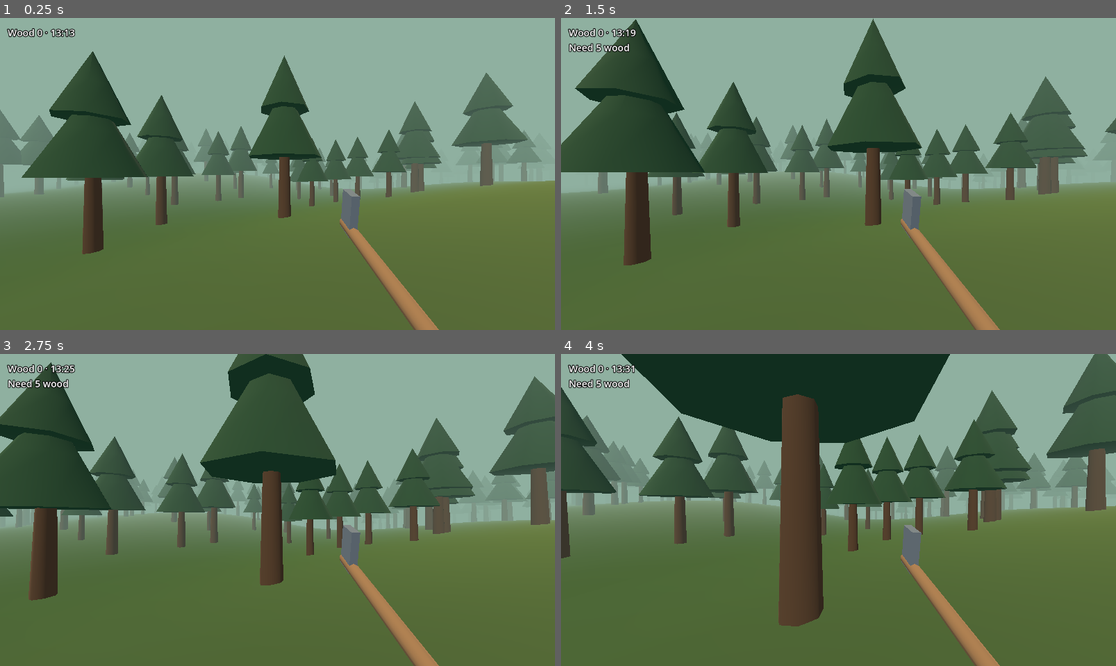
Above: before the commit, frames 1-4 (two rows, left to right).
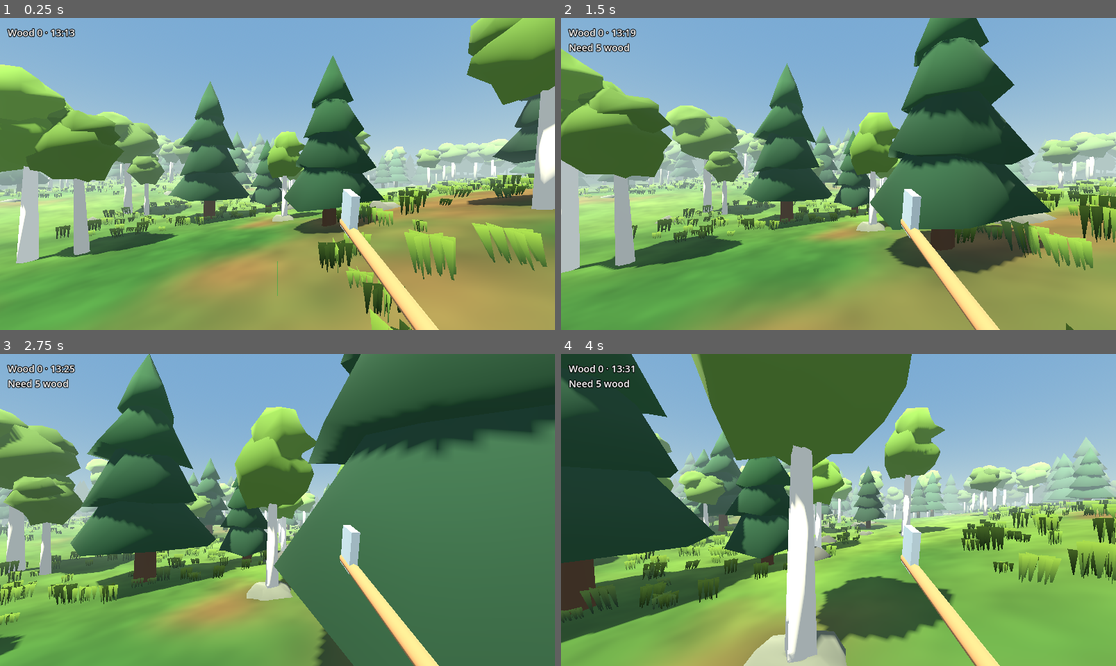
Above: after the commit, the same moments.

Repository: isaaccrispyballz-dev/primeval-forest
Game: Godot game, scene res://main.tscn
Same seed, same stepped clock (60 frames per second), same inputs: the game is played once before the commit and once after it.
Inputs (mouse positions are in pixels of both pictures, inside the frame that each line leads up to):
- Up to frame 1 (0.25 s): no input
- Up to frame 2 (1.5 s): tap Enter at 0.5 s; move the mouse to (866, 174) at 0.52 s; hold W from 0.53 s (still down); tap F at 0.6 s; move the mouse to (810, 174) at 1.27 s; tap Shift at 1.35 s
- Up to frame 3 (2.75 s): keep holding W; move the mouse to (288, 503) at 2.02 s; tap F at 2.1 s
- Up to frame 4 (4 s): keep holding W; move the mouse to (832, 516) at 2.77 s; tap Shift at 2.85 s; move the mouse to (877, 513) at 3.52 s; tap F at 3.6 s

The runs differ from the first frame. In frame 1, 95% of the frame differs, in the area x 0-100%, y 0-100%; in frame 2, 95%; in frame 3, 85%; in frame 4, 92%.

Commit message:
Graphics pass: sky, shadows, shaded terrain, two tree kinds, grass and rocks
Test builds from branches are published as pre-releases so the stable APK stays put.

Co-Authored-By: Claude Opus 5.5 <noreply@anthropic.com>
Claude-Session: https://claude.ai/code/session_01Kp2HSHo5yFYVRSfrTHfvcW

Diff:
--- a/main.gd
+++ b/main.gd
@@ -19,6 +19,8 @@
 const MAX_LAUNCH := 6.5            # m/s cap so you can't fling across the map
 const GROUND_FRICTION := 6.0
 const HAND_RADIUS := 0.05
+const GRASS_COUNT := 9000
+const ROCK_COUNT := 180
 
 var xr_active := false
 var rng := RandomNumberGenerator.new()
@@ -35,10 +37,8 @@
 var hud_2d: Label
 var thunk_player: AudioStreamPlayer
 
-var trunks: MultiMesh
-var leaves1: MultiMesh
-var leaves2: MultiMesh
-var stumps: MultiMesh
+var sky_mat: ProceduralSkyMaterial
+var tree_kinds: Array[Dictionary] = []   # each: parts (MultiMesh list), stump, ...
 var trees: Array[Dictionary] = []
 var logs: Array[Node3D] = []
 var fires: Array[Dictionary] = []
@@ -92,48 +92,38 @@
 
 
 func _build_world() -> void:
+	sky_mat = ProceduralSkyMaterial.new()
+	sky_mat.sun_angle_max = 8.0
+	var sky := Sky.new()
+	sky.sky_material = sky_mat
+	sky.radiance_size = Sky.RADIANCE_SIZE_32
 	env = Environment.new()
-	env.background_mode = Environment.BG_COLOR
+	env.background_mode = Environment.BG_SKY
+	env.sky = sky
 	env.ambient_light_source = Environment.AMBIENT_SOURCE_COLOR
+	env.tonemap_mode = Environment.TONE_MAPPER_FILMIC
 	env.fog_enabled = true
 	env.fog_mode = Environment.FOG_MODE_DEPTH
-	env.fog_depth_begin = 10.0
+	env.fog_depth_begin = 8.0
 	env.fog_depth_end = 70.0
+	env.fog_sky_affect = 0.6
 	var we := WorldEnvironment.new()
 	we.environment = env
 	add_child(we)
 
 	sun = DirectionalLight3D.new()
 	sun.light_color = Color("fff1d0")
+	sun.shadow_enabled = true
+	sun.shadow_bias = 0.08
+	sun.directional_shadow_mode = DirectionalLight3D.SHADOW_ORTHOGONAL
+	sun.directional_shadow_max_distance = 28.0
 	add_child(sun)
 
-	# terrain mesh with vertex colors
-	var st := SurfaceTool.new()
-	st.begin(Mesh.PRIMITIVE_TRIANGLES)
-	var n := 90
-	var step := WORLD / n
-	var low := Color("2f4a24")
-	var high := Color("4f5a2c")
-	for iz in n:
-		for ix in n:
-			var quad := [Vector2(ix, iz), Vector2(ix + 1, iz), Vector2(ix, iz + 1),
-				Vector2(ix + 1, iz), Vector2(ix + 1, iz + 1), Vector2(ix, iz + 1)]
-			for q in quad:
-				var x: float = -WORLD / 2 + q.x * step
-				var z: float = -WORLD / 2 + q.y * step
-				var h := height_at(x, z)
-				st.set_color(low.lerp(high, clampf((h + 2.0) / 5.0, 0.0, 1.0)))
-				st.add_vertex(Vector3(x, h, z))
-	st.generate_normals()
-	var ground_mat := StandardMaterial3D.new()
-	ground_mat.vertex_color_use_as_albedo = true
-	ground_mat.roughness = 1.0
-	var ground := MeshInstance3D.new()
-	ground.mesh = st.commit()
-	ground.material_override = ground_mat
-	add_child(ground)
-
-	bark_mat = _mat("4a3423")
+	add_child(Scenery.terrain(WORLD, 120, height_at))
+	_build_grass()
+	_build_rocks()
+
+	bark_mat = Scenery.mat("4a3423")
 	log_mesh = CylinderMesh.new()
 	log_mesh.top_radius = 0.12
 	log_mesh.bottom_radius = 0.12
@@ -142,11 +132,48 @@
 	log_mesh.material = bark_mat
 
 
-func _mat(hex: String) -> StandardMaterial3D:
-	var m := StandardMaterial3D.new()
-	m.albedo_color = Color(hex)
-	m.roughness = 1.0
-	return m
+func _build_grass() -> void:
+	var mm := MultiMesh.new()
+	mm.transform_format = MultiMesh.TRANSFORM_3D
+	mm.use_colors = true
+	mm.mesh = Scenery.grass_clump()
+	mm.instance_count = GRASS_COUNT
+	var placed := 0
+	while placed < GRASS_COUNT:
+		var x := rng.randf_range(-0.5, 0.5) * (WORLD - 6.0)
+		var z := rng.randf_range(-0.5, 0.5) * (WORLD - 6.0)
+		# grass grows in patches: skip spots where a slow noise is low
+		if sin(x * 0.09) * cos(z * 0.07) + sin(x * 0.23 + z * 0.17) * 0.5 < -0.2:
+			continue
+		var s := rng.randf_range(0.6, 1.3)
+		var b := Basis(Vector3.UP, rng.randf() * TAU).scaled(Vector3(s, s * rng.randf_range(0.8, 1.4), s))
+		mm.set_instance_transform(placed, Transform3D(b, Vector3(x, height_at(x, z) - 0.03, z)))
+		mm.set_instance_color(placed, Color(1, 1, 1).lerp(Color("b8a660"), rng.randf() * 0.3))
+		placed += 1
+	var mi := MultiMeshInstance3D.new()
+	mi.multimesh = mm
+	mi.cast_shadow = GeometryInstance3D.SHADOW_CASTING_SETTING_OFF
+	add_child(mi)
+
+
+func _build_rocks() -> void:
+	for variant in 3:
+		var mm := MultiMesh.new()
+		mm.transform_format = MultiMesh.TRANSFORM_3D
+		mm.use_colors = true
+		mm.mesh = Scenery.rock(variant + 11)
+		mm.instance_count = ROCK_COUNT / 3
+		for i in mm.instance_count:
+			var x := rng.randf_range(-0.5, 0.5) * (WORLD - 8.0)
+			var z := rng.randf_range(-0.5, 0.5) * (WORLD - 8.0)
+			var s := rng.randf_range(0.4, 1.6) * (3.0 if rng.randf() < 0.08 else 1.0)
+			var b := Basis.from_euler(Vector3(rng.randf() * 0.4, rng.randf() * TAU, rng.randf() * 0.4)).scaled(Vector3(s, s * 0.7, s))
+			mm.set_instance_transform(i, Transform3D(b, Vector3(x, height_at(x, z) - 0.2 * s, z)))
+			var g := rng.randf_range(0.24, 0.36)
+			mm.set_instance_color(i, Color(g, g * 0.98, g * 0.92).lerp(Color("4b5a32"), rng.randf() * 0.3))
+		var mi := MultiMeshInstance3D.new()
+		mi.multimesh = mm
+		add_child(mi)
 
 
 func _build_player() -> void:
@@ -200,7 +227,7 @@
 	hm.bottom_radius = 0.022
 	hm.height = 0.62
 	hm.radial_segments = 6
-	hm.material = _mat("8a6440")
+	hm.material = Scenery.mat("8a6440")
 	handle.mesh = hm
 	handle.rotation.x = PI / 2
 	handle.position.z = -0.2
@@ -208,7 +235,7 @@
 	var head := MeshInstance3D.new()
 	var bm := BoxMesh.new()
 	bm.size = Vector3(0.03, 0.16, 0.1)
-	var steel := _mat("9aa3a8")
+	var steel := Scenery.mat("9aa3a8")
 	steel.metallic = 0.6
 	steel.roughness = 0.4
 	bm.material = steel
@@ -222,66 +249,70 @@
 	return axe
 
 
-func _multimesh(mesh: Mesh) -> MultiMesh:
+func _multimesh(mesh: Mesh, count: int, colors := false, shadows := true) -> MultiMesh:
 	var mm := MultiMesh.new()
 	mm.transform_format = MultiMesh.TRANSFORM_3D
+	mm.use_colors = colors
 	mm.mesh = mesh
-	mm.instance_count = TREE_COUNT
+	mm.instance_count = count
 	var mi := MultiMeshInstance3D.new()
 	mi.multimesh = mm
+	if not shadows:
+		mi.cast_shadow = GeometryInstance3D.SHADOW_CASTING_SETTING_OFF
 	add_child(mi)
 	return mm
 
 
-func _cyl(top: float, bottom: float, h: float, y: float, mat: Material) -> ArrayMesh:
-	# Godot primitives are centered; bake an offset so tree origin sits at the base.
-	var c := CylinderMesh.new()
-	c.top_radius = top
-	c.bottom_radius = bottom
-	c.height = h
-	c.radial_segments = 7
-	c.rings = 1
-	var arr := c.get_mesh_arrays()
-	var verts: PackedVector3Array = arr[Mesh.ARRAY_VERTEX]
-	for i in verts.size():
-		verts[i].y += y
-	arr[Mesh.ARRAY_VERTEX] = verts
-	var out := ArrayMesh.new()
-	out.add_surface_from_arrays(Mesh.PRIMITIVE_TRIANGLES, arr)
-	out.surface_set_material(0, mat)
-	return out
-
-
 func _build_trees() -> void:
-	var leaf := _mat("1f3d26")
-	trunks = _multimesh(_cyl(0.22, 0.32, 4.0, 2.0, bark_mat))
-	leaves1 = _multimesh(_cyl(0.0, 1.8, 3.4, 4.6, leaf))
-	leaves2 = _multimesh(_cyl(0.0, 1.2, 2.6, 6.4, leaf))
-	stumps = _multimesh(_cyl(0.24, 0.32, 0.45, 0.22, _mat("6b4d30")))
+	tree_kinds = Scenery.tree_kinds()
+	# decide each tree's kind and spot first, so each kind's MultiMesh gets an exact count
+	var counts := []
+	counts.resize(tree_kinds.size())
+	counts.fill(0)
 	for i in TREE_COUNT:
 		var x := 0.0
 		var z := 0.0
 		while x * x + z * z < 49.0:
 			x = rng.randf_range(-0.5, 0.5) * (WORLD - 10.0)
 			z = rng.randf_range(-0.5, 0.5) * (WORLD - 10.0)
+		# pines on high ground, broadleaf in the hollows
+		var h := height_at(x, z)
+		var kind := 0 if rng.randf() < clampf(0.45 + h * 0.12, 0.15, 0.9) else 1
 		var s := rng.randf_range(0.75, 1.35)
 		trees.append({
-			"pos": Vector3(x, height_at(x, z) - 0.1, z), "s": s, "rot": rng.randf() * TAU,
-			"hp": 4, "felled": false, "shake": 0.0, "r": 0.3 * s,
+			"kind": kind, "k": counts[kind],
+			"pos": Vector3(x, h - 0.1, z), "s": s, "rot": rng.randf() * TAU,
+			"tilt": Vector2(rng.randf_range(-0.04, 0.04), rng.randf_range(-0.04, 0.04)),
+			"tint": rng.randf_range(0.8, 1.15),
+			"hp": 4, "felled": false, "shake": 0.0,
+			"r": tree_kinds[kind].radius * s, "trunk_h": tree_kinds[kind].trunk_h * s,
 		})
+		counts[kind] += 1
+	for ki in tree_kinds.size():
+		var kd: Dictionary = tree_kinds[ki]
+		var mms: Array[MultiMesh] = []
+		for p in kd.parts:
+			mms.append(_multimesh(p, counts[ki], true))
+		kd.mms = mms
+		kd.stump_mm = _multimesh(kd.stump, counts[ki], false, false)
+	for i in trees.size():
+		var t: Dictionary = trees[i]
+		var kd: Dictionary = tree_kinds[t.kind]
+		for pi in kd.mms.size():
+			var c := Color(kd.part_colors[pi])
+			kd.mms[pi].set_instance_color(t.k, Color(c.r * t.tint, c.g * t.tint, c.b * t.tint))
 		_set_tree(i)
 
 
 func _set_tree(i: int, sway := 0.0) -> void:
 	var t: Dictionary = trees[i]
-	var b := Basis.from_euler(Vector3(sway, t.rot, sway * 0.5)).scaled(Vector3.ONE * t.s)
-	var xf := Transform3D(b, t.pos)
+	var kd: Dictionary = tree_kinds[t.kind]
+	var b := Basis.from_euler(Vector3(t.tilt.x + sway, t.rot, t.tilt.y + sway * 0.5)).scaled(Vector3.ONE * t.s)
 	var hidden := Transform3D(Basis().scaled(Vector3.ZERO), t.pos)
-	var standing := hidden if t.felled else xf
-	trunks.set_instance_transform(i, standing)
-	leaves1.set_instance_transform(i, standing)
-	leaves2.set_instance_transform(i, standing)
-	stumps.set_instance_transform(i, Transform3D(Basis().scaled(Vector3.ONE * t.s), t.pos) if t.felled else hidden)
+	var standing := hidden if t.felled else Transform3D(b, t.pos)
+	for mm in kd.mms:
+		mm.set_instance_transform(t.k, standing)
+	kd.stump_mm.set_instance_transform(t.k, Transform3D(Basis(Vector3.UP, t.rot).scaled(Vector3.ONE * t.s), t.pos) if t.felled else hidden)
 
 
 func _build_audio() -> void:
@@ -328,7 +359,7 @@
 		if d.length_squared() > pow(t.r + 0.15, 2):
 			continue
 		var y_rel: float = point.y - t.pos.y
-		if y_rel < 0.0 or y_rel > 4.0 * t.s:
+		if y_rel < 0.0 or y_rel > t.trunk_h:
 			continue
 		chop_cooldown = 0.35
 		t.hp -= 1
@@ -440,7 +471,7 @@
 		var d := Vector2(p.x - t.pos.x, p.z - t.pos.z)
 		var r: float = t.r + HAND_RADIUS
 		var y_rel: float = p.y - t.pos.y
-		if d.length_squared() < r * r and y_rel > 0.0 and y_rel < 4.0 * t.s:
+		if d.length_squared() < r * r and y_rel > 0.0 and y_rel < t.trunk_h:
 			var n := d.normalized() if d.length_squared() > 0.000001 else Vector2(1, 0)
 			return Vector3(t.pos.x + n.x * r, p.y, t.pos.z + n.y * r)
 	return null
@@ -603,26 +634,40 @@
 			_thunk(0.3)
 
 
-const DAY_SKY := Color("8fb0a0")
-const DUSK_SKY := Color("c0704a")
-const NIGHT_SKY := Color("05080d")
+const DAY_TOP := Color("5d86b5")
+const DAY_HORIZON := Color("a9c3c0")
+const DUSK_HORIZON := Color("d9874f")
+const NIGHT_TOP := Color("03050b")
+const NIGHT_HORIZON := Color("0b1220")
+const MOON_COLOR := Color("8fa6d6")
 
 func _update_day_night(dt: float) -> void:
 	time_of_day = fmod(time_of_day + dt / DAY_LENGTH, 1.0)
 	var ang := time_of_day * TAU
 	var elev := sin(ang)
-	# light points from the sun toward the player
-	sun.look_at_from_position(Vector3(cos(ang) * 50, elev * 50, 20), Vector3.ZERO)
 	var day := smoothstep(-0.15, 0.25, elev)
-	var dusk := maxf(0.0, 1.0 - absf(elev) * 4.0) * 0.8
-	var sky := NIGHT_SKY.lerp(DAY_SKY, day).lerp(DUSK_SKY, dusk * day)
-	env.background_color = sky
-	env.fog_light_color = sky
-	env.fog_depth_end = 18.0 + day * 52.0
-	env.ambient_light_color = Color("cfe6ff").lerp(Color("2a3a55"), 1.0 - day)
-	env.ambient_light_energy = 0.15 + day * 0.6
-	sun.light_energy = day * 1.2
-	sun.visible = day > 0.01
+	var dusk := maxf(0.0, 1.0 - absf(elev) * 4.0) * 0.9
+	var top := NIGHT_TOP.lerp(DAY_TOP, day)
+	var horizon := NIGHT_HORIZON.lerp(DAY_HORIZON, day).lerp(DUSK_HORIZON, dusk * day)
+	sky_mat.sky_top_color = top
+	sky_mat.sky_horizon_color = horizon
+	sky_mat.ground_horizon_color = horizon
+	sky_mat.ground_bottom_color = horizon.darkened(0.6)
+	env.fog_light_color = horizon.darkened(0.15)
+	env.fog_depth_end = 22.0 + day * 50.0
+	env.ambient_light_color = Color("cfe6ff").lerp(Color("2a3a5e"), 1.0 - day)
+	env.ambient_light_energy = 0.18 + day * 0.55
+	# one directional light: the sun by day, a dim blue moon (opposite side) by night
+	var sun_dir := Vector3(cos(ang), elev, 0.35).normalized()
+	if elev > -0.05:
+		sun.look_at_from_position(sun_dir * 50.0, Vector3.ZERO)
+		sun.light_color = Color("fff1d0").lerp(Color("ffb070"), dusk)
+		sun.light_energy = day * 1.25
+	else:
+		sun.look_at_from_position(-sun_dir * 50.0, Vector3.ZERO)
+		sun.light_color = MOON_COLOR
+		sun.light_energy = 0.22 * smoothstep(0.0, 0.3, -elev)
+	sun.visible = sun.light_energy > 0.01
 
 
 func _update_fires(dt: float) -> void:
--- /dev/null
+++ b/scenery.gd
@@ -0,0 +1,233 @@
+class_name Scenery
+## Meshes, materials and shaders for Primeval's look. Everything is generated in
+## code (no texture files) and kept low-poly so it holds 72-90 fps on Quest 3.
+
+
+static func mat(hex: String, use_instance_color := false) -> StandardMaterial3D:
+	var m := StandardMaterial3D.new()
+	m.albedo_color = Color(hex)
+	m.roughness = 1.0
+	m.vertex_color_use_as_albedo = use_instance_color
+	return m
+
+
+# ---------------------------------------------------------------- terrain
+
+const TERRAIN_SHADER := """
+shader_type spatial;
+render_mode diffuse_lambert, specular_disabled;
+
+uniform vec3 moss : source_color = vec3(0.16, 0.27, 0.12);
+uniform vec3 grass : source_color = vec3(0.30, 0.38, 0.16);
+uniform vec3 dirt : source_color = vec3(0.30, 0.22, 0.14);
+uniform vec3 needles : source_color = vec3(0.36, 0.25, 0.15);
+
+varying vec3 world_pos;
+varying vec3 world_n;
+
+float hash(vec2 p) { return fract(sin(dot(p, vec2(127.1, 311.7))) * 43758.5453); }
+float noise(vec2 p) {
+	vec2 i = floor(p), f = fract(p);
+	vec2 u = f * f * (3.0 - 2.0 * f);
+	return mix(mix(hash(i), hash(i + vec2(1, 0)), u.x),
+	           mix(hash(i + vec2(0, 1)), hash(i + vec2(1, 1)), u.x), u.y);
+}
+float fbm(vec2 p) { return noise(p) * 0.55 + noise(p * 2.3) * 0.3 + noise(p * 5.1) * 0.15; }
+
+void vertex() {
+	world_pos = (MODEL_MATRIX * vec4(VERTEX, 1.0)).xyz;
+	world_n = normalize((MODEL_MATRIX * vec4(NORMAL, 0.0)).xyz);
+}
+
+void fragment() {
+	float big = fbm(world_pos.xz * 0.05);
+	float small = fbm(world_pos.xz * 0.6);
+	vec3 c = mix(moss, grass, smoothstep(0.35, 0.7, big));
+	c = mix(c, needles, smoothstep(0.55, 0.8, fbm(world_pos.xz * 0.12 + 7.0)) * 0.8);
+	float slope = 1.0 - world_n.y;
+	c = mix(c, dirt, smoothstep(0.08, 0.25, slope));
+	c *= 0.8 + small * 0.4;
+	ALBEDO = c;
+	ROUGHNESS = 1.0;
+}
+"""
+
+
+static func terrain(world: float, segments: int, height_fn: Callable) -> MeshInstance3D:
+	var st := SurfaceTool.new()
+	st.begin(Mesh.PRIMITIVE_TRIANGLES)
+	var step := world / segments
+	for iz in segments + 1:
+		for ix in segments + 1:
+			var x := -world / 2 + ix * step
+			var z := -world / 2 + iz * step
+			st.set_uv(Vector2(ix, iz) / segments)
+			st.add_vertex(Vector3(x, height_fn.call(x, z), z))
+	var row := segments + 1
+	for iz in segments:
+		for ix in segments:
+			var a := iz * row + ix
+			st.add_index(a); st.add_index(a + 1); st.add_index(a + row)
+			st.add_index(a + 1); st.add_index(a + row + 1); st.add_index(a + row)
+	st.generate_normals()
+	var shader := Shader.new()
+	shader.code = TERRAIN_SHADER
+	var m := ShaderMaterial.new()
+	m.shader = shader
+	var mi := MeshInstance3D.new()
+	mi.mesh = st.commit()
+	mi.material_override = m
+	return mi
+
+
+# ---------------------------------------------------------------- tree parts
+
+## A cone/cylinder baked so the tree's origin sits at the base, with optional
+## vertex jitter so every layer looks hand-cut rather than perfectly round.
+static func layer(top: float, bottom: float, h: float, y: float, material: Material,
+		segs := 7, jitter := 0.0, seed := 0) -> ArrayMesh:
+	var c := CylinderMesh.new()
+	c.top_radius = top
+	c.bottom_radius = bottom
+	c.height = h
+	c.radial_segments = segs
+	c.rings = 1
+	var arr := c.get_mesh_arrays()
+	var verts: PackedVector3Array = arr[Mesh.ARRAY_VERTEX]
+	var r := RandomNumberGenerator.new()
+	r.seed = seed
+	var offsets := {}
+	for i in verts.size():
+		var v := verts[i]
+		if jitter > 0.0 and absf(v.y + h / 2) < 0.001:
+			# move bottom-ring vertices in/out and down a bit for a shaggy edge
+			var key := Vector2(snappedf(v.x, 0.001), snappedf(v.z, 0.001))
+			if not offsets.has(key):
+				offsets[key] = Vector2(r.randf_range(1.0 - jitter, 1.0 + jitter), r.randf_range(-jitter, 0.0) * h)
+			v.x *= offsets[key].x
+			v.z *= offsets[key].x
+			v.y += offsets[key].y
+		v.y += y
+		verts[i] = v
+	arr[Mesh.ARRAY_VERTEX] = verts
+	arr[Mesh.ARRAY_NORMAL] = null
+	var st := SurfaceTool.new()
+	st.create_from_arrays(arr)
+	st.generate_normals()
+	var out := st.commit()
+	out.surface_set_material(0, material)
+	return out
+
+
+static func blob(radius: float, center: Vector3, material: Material, jitter := 0.25, seed := 0) -> ArrayMesh:
+	var s := SphereMesh.new()
+	s.radius = radius
+	s.height = radius * 1.7
+	s.radial_segments = 8
+	s.rings = 5
+	var arr := s.get_mesh_arrays()
+	var verts: PackedVector3Array = arr[Mesh.ARRAY_VERTEX]
+	var r := RandomNumberGenerator.new()
+	r.seed = seed
+	var offsets := {}
+	for i in verts.size():
+		var v := verts[i]
+		var key := Vector3(snappedf(v.x, 0.001), snappedf(v.y, 0.001), snappedf(v.z, 0.001))
+		if not offsets.has(key):
+			offsets[key] = r.randf_range(1.0 - jitter, 1.0 + jitter)
+		verts[i] = v * offsets[key] + center
+	arr[Mesh.ARRAY_VERTEX] = verts
+	arr[Mesh.ARRAY_NORMAL] = null
+	arr[Mesh.ARRAY_TANGENT] = null
+	var st := SurfaceTool.new()
+	st.create_from_arrays(arr)
+	st.generate_normals()
+	var out := st.commit()
+	out.surface_set_material(0, material)
+	return out
+
+
+## Tree kinds. Each part becomes one MultiMesh. "trunk_h" is the choppable height.
+static func tree_kinds() -> Array[Dictionary]:
+	var bark := mat("ffffff", true)
+	var pale_bark := mat("ffffff", true)
+	var needles := mat("ffffff", true)
+	var leaves := mat("ffffff", true)
+	var stump := mat("7a5836")
+	return [
+		{   # tall pine: dark trunk, four shaggy needle layers
+			"name": "pine", "weight": 0.6, "radius": 0.3, "trunk_h": 5.0,
+			"parts": [
+				layer(0.16, 0.34, 6.0, 3.0, bark, 7),
+				layer(0.0, 2.1, 2.8, 2.9, needles, 9, 0.18, 1),
+				layer(0.0, 1.75, 2.6, 4.3, needles, 9, 0.18, 2),
+				layer(0.0, 1.35, 2.4, 5.6, needles, 8, 0.18, 3),
+				layer(0.0, 0.9, 2.0, 6.8, needles, 7, 0.15, 4),
+			],
+			"part_colors": ["4a3423", "1f3d26", "1f3d26", "234428", "26492b"],
+			"stump": layer(0.26, 0.34, 0.45, 0.22, stump, 7),
+		},
+		{   # pale-barked broadleaf with a lumpy round canopy
+			"name": "aspen", "weight": 0.4, "radius": 0.24, "trunk_h": 4.0,
+			"parts": [
+				layer(0.12, 0.26, 5.0, 2.5, pale_bark, 6),
+				blob(1.5, Vector3(0, 4.6, 0), leaves, 0.25, 5),
+				blob(1.1, Vector3(0.7, 5.5, 0.3), leaves, 0.25, 6),
+				blob(1.0, Vector3(-0.6, 5.3, -0.4), leaves, 0.25, 7),
+			],
+			"part_colors": ["c9c2b0", "4f6b2a", "587530", "4a6528"],
+			"stump": layer(0.2, 0.26, 0.4, 0.2, stump, 6),
+		},
+	]
+
+
+# ---------------------------------------------------------------- grass
+
+const GRASS_SHADER := """
+shader_type spatial;
+render_mode cull_disabled, diffuse_lambert, specular_disabled;
+
+uniform vec3 root_color : source_color = vec3(0.10, 0.16, 0.06);
+uniform vec3 tip_color : source_color = vec3(0.33, 0.42, 0.16);
+uniform float wind = 1.0;
+
+void vertex() {
+	vec3 wp = (MODEL_MATRIX * vec4(0.0, 0.0, 0.0, 1.0)).xyz;
+	float sway = sin(TIME * 1.7 + wp.x * 0.35 + wp.z * 0.21) * 0.12 * wind;
+	VERTEX.x += sway * UV.y * UV.y;
+	VERTEX.z += sway * 0.5 * UV.y * UV.y;
+	NORMAL = vec3(0.0, 1.0, 0.0);
+}
+
+void fragment() {
+	// blade silhouettes cut from each quad
+	float blades = abs(fract(UV.x * 4.0) - 0.5) * 2.0;
+	if (blades > 1.0 - (1.0 - UV.y) * 0.9) discard;
+	ALBEDO = mix(root_color, tip_color, UV.y) * COLOR.rgb;
+	ROUGHNESS = 1.0;
+}
+"""
+
+
+## Two crossed quads; UV.y is 0 at the root and 1 at the tip.
+static func grass_clump() -> ArrayMesh:
+	var st := SurfaceTool.new()
+	st.begin(Mesh.PRIMITIVE_TRIANGLES)
+	for a in [0.0, PI / 2, PI / 4]:
+		var d := Vector3(cos(a), 0, sin(a)) * 0.28
+		var p := [-d, d, d + Vector3(0, 0.45, 0), -d + Vector3(0, 0.45, 0)]
+		var uv := [Vector2(0, 0), Vector2(1, 0), Vector2(1, 1), Vector2(0, 1)]
+		for idx in [0, 1, 2, 0, 2, 3]:
+			st.set_uv(uv[idx])
+			st.add_vertex(p[idx])
+	var m := ShaderMaterial.new()
+	m.shader = Shader.new()
+	m.shader.code = GRASS_SHADER
+	st.set_material(m)
+	return st.commit()
+
+
+# ---------------------------------------------------------------- rocks & logs
+
+static func rock(seed: int) -> ArrayMesh:
+	return blob(0.6, Vector3(0, 0.15, 0), mat("ffffff", true), 0.35, seed)
